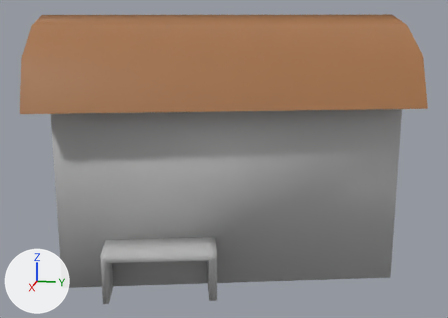
Two versions of the FBX model Assets/Resources/Mesh/changgo.fbx, one commit apart.
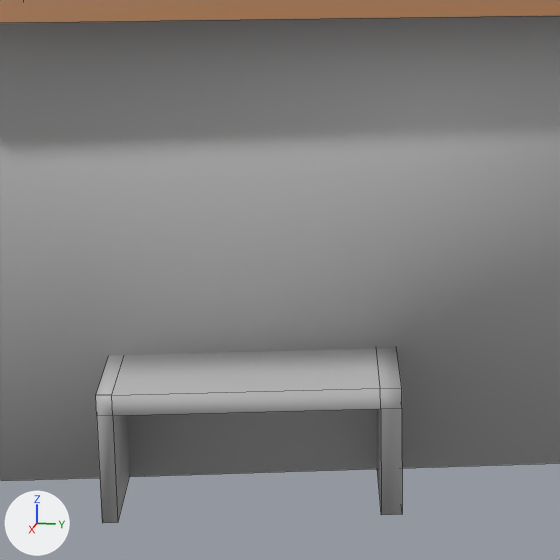
There are two pictures of each version: one whole from a 50 mm lens placed at (-1.26, -0.13, 2.42), pointed at (-5.99, -1.07, 1.24), one close up on the part from 14% to 62% of the width and 33% to 100% of the height. Lighting does not change. The marker at lower left points along +X, +Y and +Z. The close-ups show mesh edges as thin lines.

The first close-up shows '평면.003'.
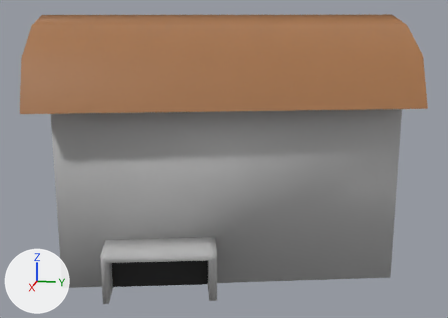
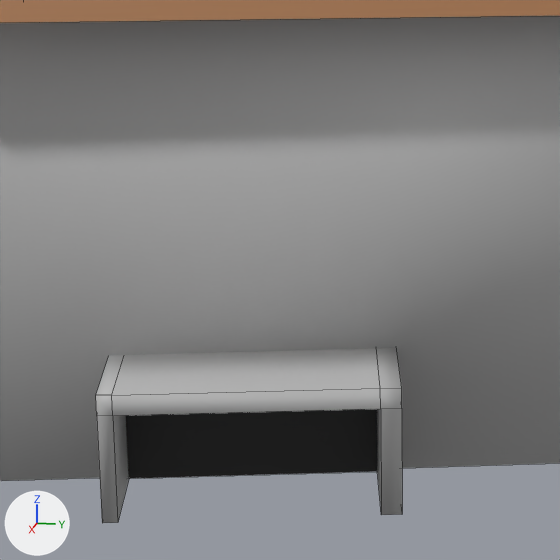
Pixel boxes [x1, y1, x2, y2] of what changed, in the close-ups (560 x 560 px):
part 1 of me_평면_004, added (black): after [126, 409, 377, 479]

The change in detail:
Material 'Glass' (mat_glass) is new.
Its base color is (0.00637, 0.00637, 0.00637) (black #131313).
me_평면_004 has 46 vertices, 34 faces and spans x -7.21..-4.85, y -2.62..0.4, z 0.48..2.36.
me_평면_004 is used by ob_평면_003; location (0.0, 0.0, 0.0).
Verts and faces of me_평면_004; kept vertices keep their numbers, new ones are numbered from 46.
Part 1, on me_평면_004:
New vertex 46 is at (-5.1, -1.71, 0.79).
New vertex 47 is at (-5.29, -1.03, 0.79).
New vertex 48 is at (-5.1, -1.71, 0.49).
New vertex 49 is at (-5.29, -1.03, 0.49).
New faces: (46, 48, 49, 47) (mat_glass (black #131313)).
me_평면_004 now uses material mat_glass (black #131313).
